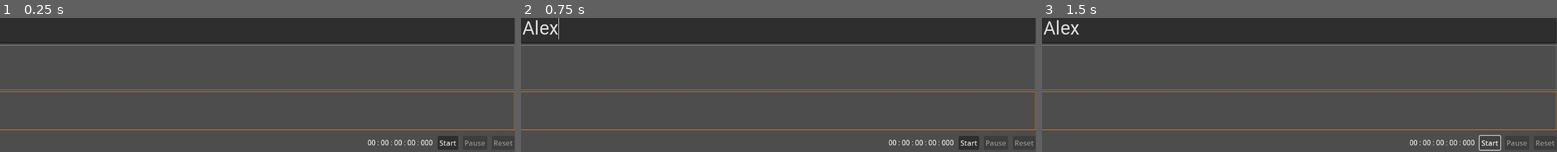
Above: before the commit, frames 1-3 (left to right).
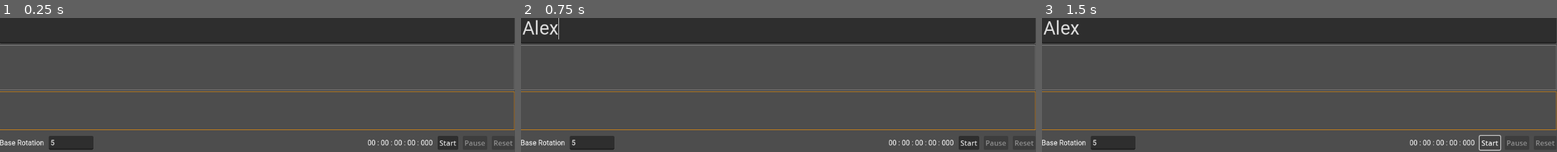
Above: after the commit, the same moments.

Repository: mjsolidarios/sulaisip
Game: Godot game, scene res://Main.tscn
Same seed, same stepped clock (60 frames per second), same inputs: the game is played once before the commit and once after it.
Inputs (mouse positions are in pixels of both pictures, inside the frame that each line leads up to):
- Up to frame 1 (0.25 s): no input
- Up to frame 2 (0.75 s): click (778, 28) at 0.52 s; type "Alex" at 0.6 s
- Up to frame 3 (1.5 s): click "Start" at 1.25 s

The runs differ from the first frame. In frame 1, 1.1% of the frame differs, in the area x 0-19%, y 87-99%; in frame 2, 1.1%; in frame 3, 1.1%.
Error before the commit: Attempt to call function 'get_as_text' in base 'null instance' on a null instance. (res://Main.gd:186)
Error after the commit: Attempt to call function 'get_as_text' in base 'null instance' on a null instance. (res://Main.gd:187)

Commit message:
Rotation fix attempt

Diff:
--- a/app/Main.gd
+++ b/app/Main.gd
@@ -38,6 +38,7 @@
 var grav = Vector3(0,-1,0)
 
 var last_rotation = 0
+var current_rotation = 0
 
 var time = 0 #86395
 var timer_on = false
@@ -453,23 +454,22 @@
 	#var current_rotation = $HBoxContainer/Panel/SubViewportContainer/SubViewport/Node3D/MeshInstance3D.get_rotation_degrees().x
 
 	var threshhold = 1
-	var base_rot = 5
-	var last_rotation = 0
-
-	var current_rotation = yaw
-
-	if current_rotation > last_rotation + threshhold:
+	var stable_location = int($HBoxContainer/VBoxContainer/HBoxContainer/TextEditBaseRotation.text)
+
+	if yaw > last_rotation + threshhold:
 		active_direction = "right"
-	elif current_rotation < last_rotation - threshhold:
+	elif yaw < last_rotation - threshhold:
 		active_direction = "left"
 	else:
 		active_direction = "neutral"
-	last_rotation = current_rotation + threshhold
 
 	if !(current_rotation + threshhold == last_rotation + threshhold):
 		if !timer_started:
 			$Timer.start()
 			timer_started = true
+
+		last_rotation = current_rotation + threshhold
+
 #	if yaw <= base_rot - threshhold:
 #		active_direction = "left"
 #	elif yaw >= base_rot + threshhold:
@@ -477,7 +477,7 @@
 #	else:
 #		active_direction = "neutral"
 
-	# print(active_direction, yaw)
+	print("direction: ",active_direction, "; yaw: ",yaw, "; last_rotation: ", last_rotation)
 
 
 
--- a/app/Main.tscn
+++ b/app/Main.tscn
@@ -9,6 +9,7 @@
 [ext_resource type="Texture2D" uid="uid://b4icmscmu84f3" path="res://images/backspace-icon.png" id="8"]
 [ext_resource type="Texture2D" uid="uid://b5io3qm4lcaqr" path="res://images/arrow-right.png" id="9"]
 [ext_resource type="Texture2D" uid="uid://bxsosqtnx2elr" path="res://images/arrow-left.png" id="10"]
+[ext_resource type="FontFile" uid="uid://d2d6kyhwk1ari" path="res://fonts/Roboto-Medium.ttf" id="10_k6xyk"]
 
 [sub_resource type="BoxMesh" id="2"]
 
@@ -125,6 +126,20 @@
 layout_mode = 2
 theme_override_constants/separation = 10
 
+[node name="Label" type="Label" parent="HBoxContainer/VBoxContainer/HBoxContainer"]
+layout_mode = 2
+theme_override_fonts/font = ExtResource("2")
+text = "Base Rotation"
+horizontal_alignment = 1
+vertical_alignment = 1
+
+[node name="TextEditBaseRotation" type="TextEdit" parent="HBoxContainer/VBoxContainer/HBoxContainer"]
+custom_minimum_size = Vector2(100, 0)
+layout_mode = 2
+theme_override_fonts/font = ExtResource("10_k6xyk")
+theme_override_font_sizes/font_size = 16
+text = "5"
+
 [node name="Control" type="Control" parent="HBoxContainer/VBoxContainer/HBoxContainer"]
 layout_mode = 2
 size_flags_horizontal = 3
Not shown: 1 places in app/Main.tscn that only renumber resources
